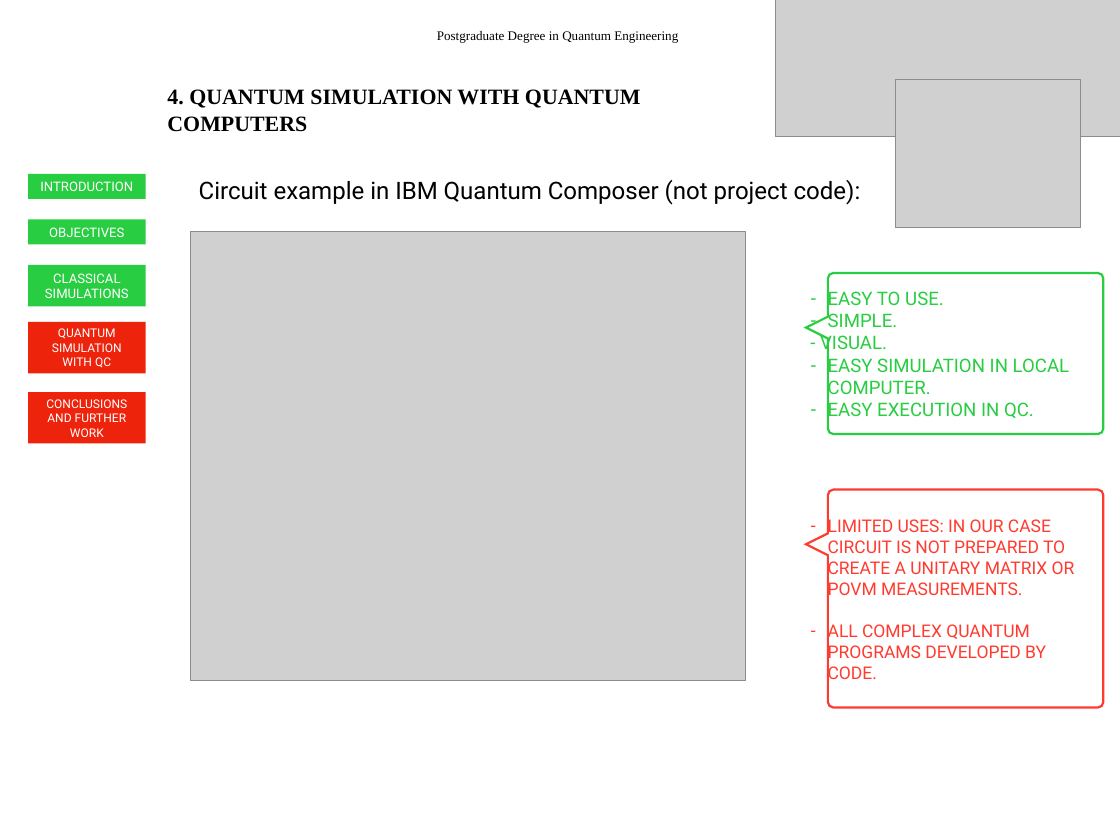
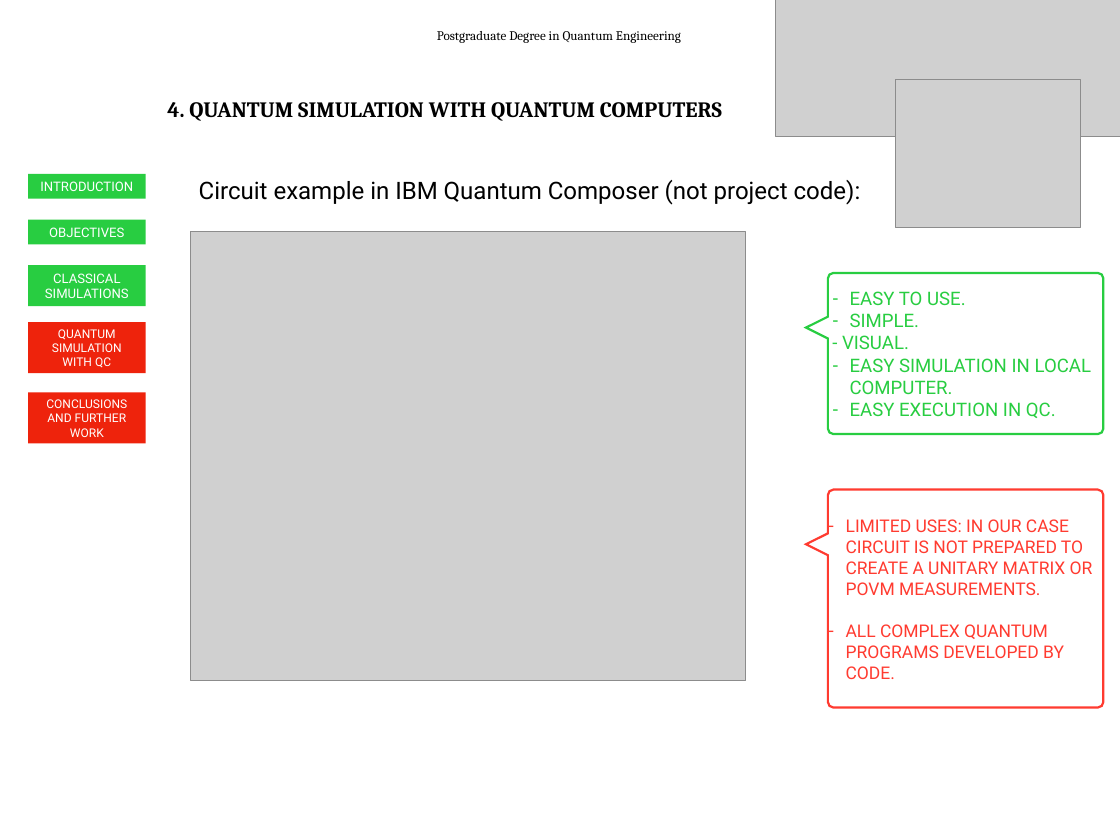
Before and after one commit to inaki-ortizdelandaluce/qubit-communication-simulations, a slide deck: slide 16 of key/SimulationsOfQubitCommunication-slides.pptx. Drawn at 1120x840 pixels with LibreOffice and Linux fonts; fonts in the diff are those of the drawing; grey boxes stand for pictures. Boxes give left, top, right and bottom in pixels: in the first picture for what was removed or moved away, otherwise in the second. Text is boxed around its words. In the diff, an @@ line names an element or a change of style, - is before the commit and + after.

```diff
--- a/key/SimulationsOfQubitCommunication-slides.pptx
+++ b/key/SimulationsOfQubitCommunication-slides.pptx
@@ text "Postgraduate Degree in Quantum Engineering" at box(437, 31, 681, 43): font Times New Roman to Cambria @@
@@ text "4. QUANTUM SIMULATION WITH QUANTUM ..." at box(167, 102, 722, 121): font Times New Roman to Cambria @@
@@ freeform shape removed at box(807, 273, 1104, 435) @@
-– EASY TO USE.
-– SIMPLE.
-- VISUAL.
-– EASY SIMULATION IN LOCAL COMPUTER.
-– EASY EXECUTION IN QC.
@@ freeform shape added at box(807, 273, 1104, 435), outline #28CD41 2 pt @@
@@ text added at box(842, 291, 1092, 418), 17 pt, text #28CD41 @@
+– EASY TO USE.
+– SIMPLE.
+- VISUAL.
+– EASY SIMULATION IN LOCAL COMPUTER.
+– EASY EXECUTION IN QC.
@@ freeform shape removed at box(807, 490, 1104, 708) @@
-– LIMITED USES: IN OUR CASE CIRCUIT IS NOT PREPARED TO CREATE A UNITARY MATRIX OR POVM MEASUREMENTS.
-– ALL COMPLEX QUANTUM PROGRAMS DEVELOPED BY CODE.
@@ freeform shape added at box(807, 490, 1104, 708), outline #FF3B30 2 pt @@
@@ text added at box(846, 519, 1093, 679), 16 pt, text #FF3B30 @@
+– LIMITED USES: IN OUR CASE CIRCUIT IS NOT PREPARED TO CREATE A UNITARY MATRIX OR POVM MEASUREMENTS.
+– ALL COMPLEX QUANTUM PROGRAMS DEVELOPED BY CODE.
```
Also in this commit, not shown: 31 other slides changed.
